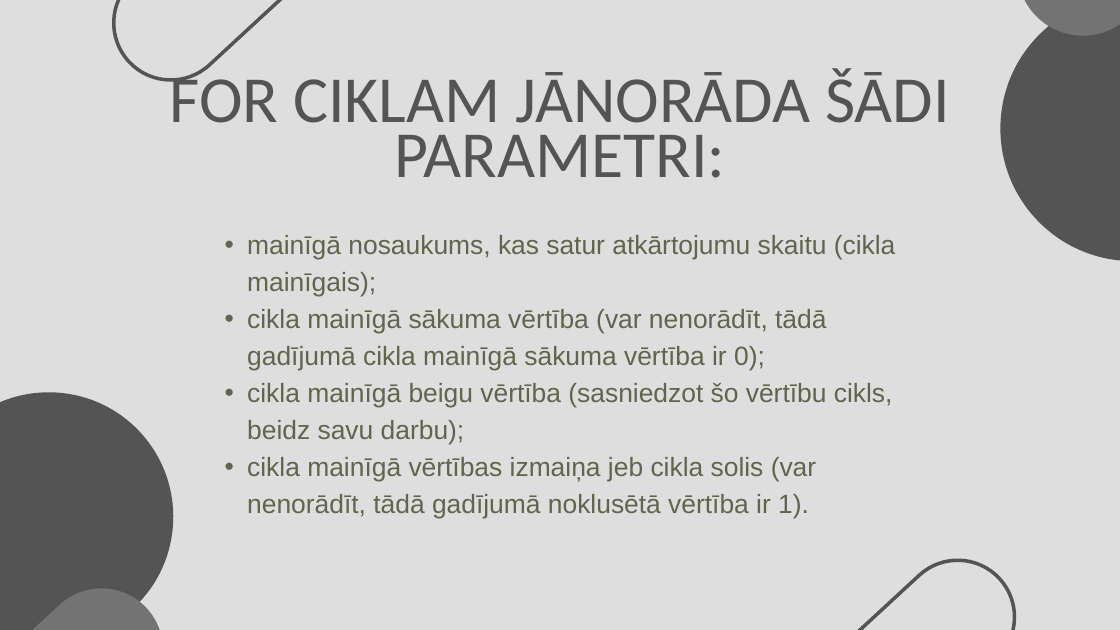
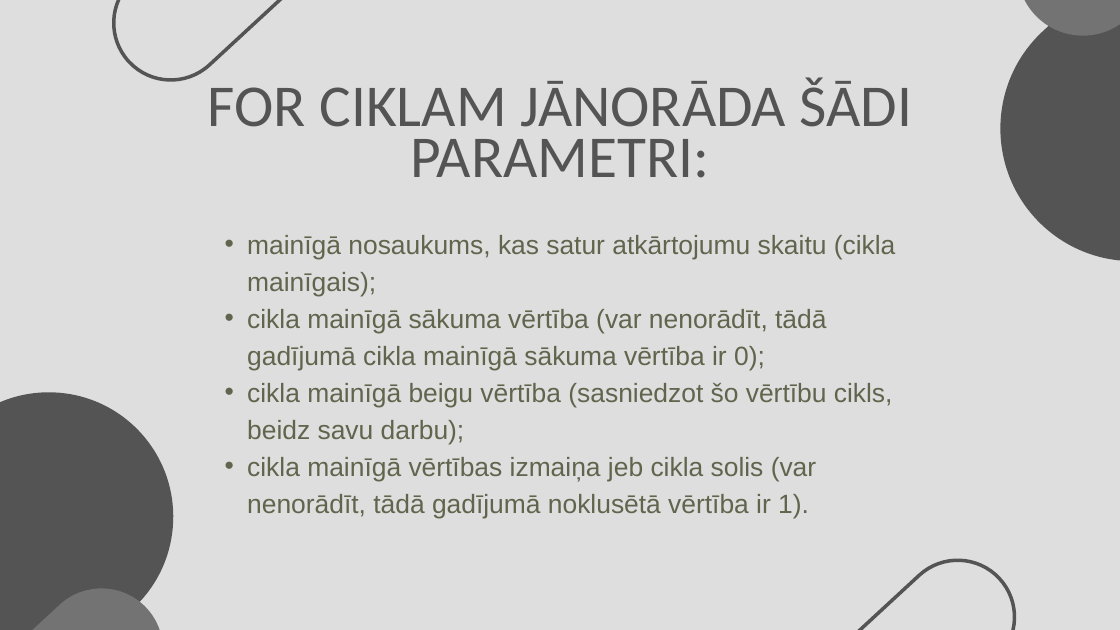
Before and after one commit to 123gleb123/Cecotkins_Eksamens2, a slide deck: slide 6 of Cikls ar skaitītāju programmēšanas valodā Python.pptx. Drawn at 1120x630 pixels with LibreOffice and Linux fonts; fonts in the diff are those of the drawing. Boxes give left, top, right and bottom in pixels: in the first picture for what was removed or moved away, otherwise in the second. Text is boxed around its words. In the diff, an @@ line names an element or a change of style, - is before the commit and + after.

```diff
--- a/Cikls ar skaitītāju programmēšanas valodā Python.pptx
+++ b/Cikls ar skaitītāju programmēšanas valodā Python.pptx
@@ text "FOR CIKLAM JĀNORĀDA ŠĀDI PARAMETRI:": place and size @@
-text "FOR CIKLAM JĀNORĀDA ŠĀDI PARAMETRI:" at box(170, 67, 950, 178)
+text "FOR CIKLAM JĀNORĀDA ŠĀDI PARAMETRI:" at box(208, 77, 912, 178)
@@ text "FOR CIKLAM JĀNORĀDA ŠĀDI PARAMETRI:" at box(208, 77, 912, 178): size 84.5 to 76.2 pt; line spacing 71.8pt to 64.8pt @@
```
Also in this commit, not shown: 4 other slides changed.
